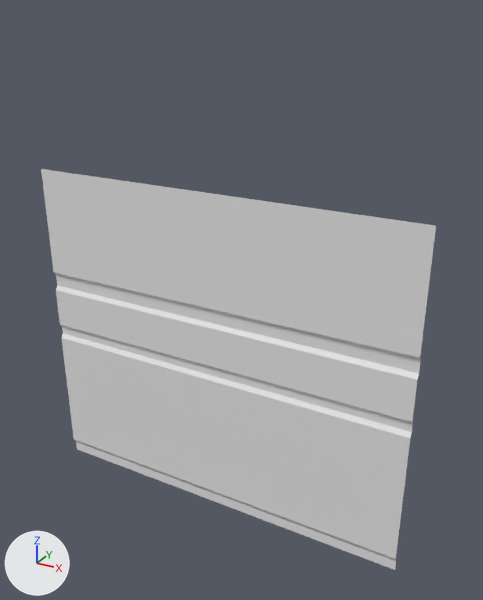
Before and after pictures for a commit that changed the FBX model ShortBurn/Assets/Bram/Models/SM/SM_Wall_01_4M.fbx.
One viewpoint serves both versions: a 50 mm camera at (3.79, -3.75, 3.74) aimed at (1.67, 0.1, 1.82). The axes (+X, +Y, +Z) are drawn at lower left. The lights are the same throughout. Where no turn or scale is listed for an object, it has been applied to the vertices.

The first picture shows 'SM_Wall_01_4M'.
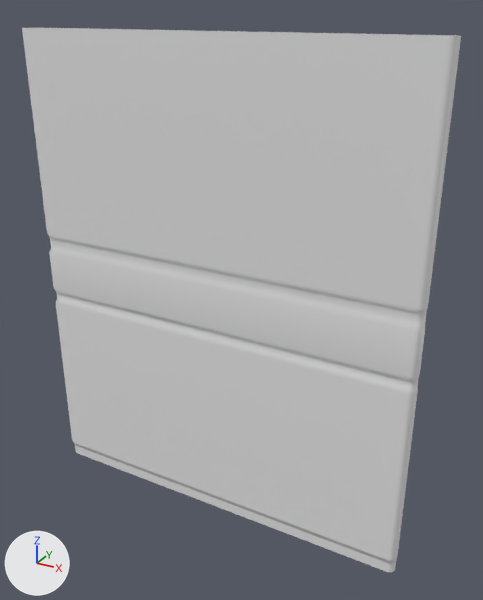
What the commit changed:
Material 'M_Trim01' (mat_m_trim01) is new.
Its base color is (0.8, 0.8, 0.8) (white #e7e7e7).
me_plane is used by ob_sm_wall_01_4m; location (0.0, 0.0, 0.0).
me_plane had 24 vertices, 11 faces and spanned x 0.0..3.0, y -0.02..0.0, z 0.0..2.6.
me_plane now has 200 vertices, 198 faces and spans x 0.0..3.0, y -0.07..0.07, z 0.0..3.6.
me_plane part 1: 2 vertices moved within x 0.0..3.0, y 0.0, z 1.63; 16 vertices removed from x 0.0..3.0, y -0.02..0.0, z 1.16..2.6; 192 vertices added at x 0.0..3.0, y -0.07..0.07, z 0.0..3.6.
me_plane part 2: the surface is now shaded smooth.
me_plane now uses material mat_m_trim01 (white #e7e7e7).

Boxes [x1, y1, x2, y2] around the edits, measured in the pictures (483 x 600 px):
'SM_Wall_01_4M', reshaped (11% wider, 36% taller)
    before: [41, 169, 436, 570]
    after: [22, 28, 461, 572]
part 1 of me_plane, built on
    before: [41, 169, 436, 559]
    after: [22, 28, 461, 572]
